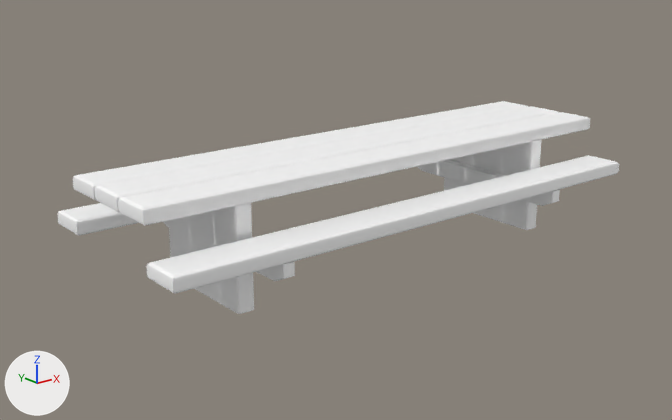
Renders of the FBX model unity/Assets/FBX/picnic_table_01.fbx from each side of a commit.
Before and after are seen from a 50 mm lens placed at (-0.1588, -0.1864, 0.0879), pointed at (-0.0066, 0.0039, 0.0118). Arrows for +X, +Y and +Z are at lower left; the lights stay in place. Where no turn or scale is listed for an object, it has been applied to the vertices.

Names of what the first picture shows: 'picnicTable_backBench', 'picnicTable_frontBench', 'picnicTable_leftLeg', 'picnicTable_leftSupport', 'picnicTable_rightLeg', 'picnicTable_rightSupport', 'picnicTable_topPlank01', 'picnicTable_topPlank02', 'polySurface1'.
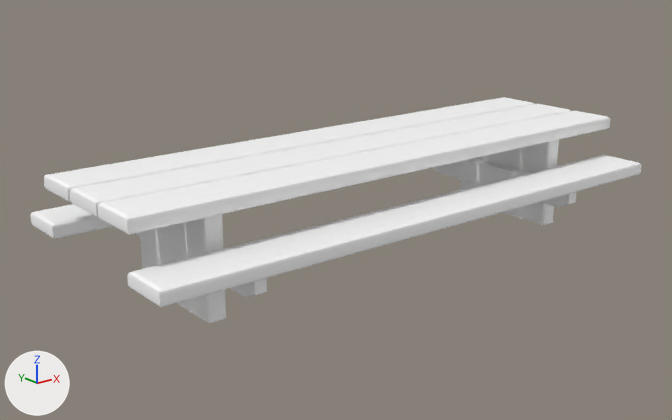
Changed parts and their boxes (x1, y1, x2, y2) in the pictures (672 x 420 px; the box of a moved part takes in the faces that stretch with it):
'picnicTable_topPlank05', added
    after: (127, 155, 641, 307)
'picnicTable_topPlank01', mesh rescaled, moved (9% wider, 9% taller)
    before: (118, 112, 590, 226)
    after: (97, 110, 610, 234)
'picnicTable_frontBench', deleted
    before: (146, 155, 619, 294)
'picnicTable_topPlank02', mesh rescaled, moved (8% wider, 7% taller)
    before: (94, 106, 558, 212)
    after: (69, 104, 571, 218)
'picnicTable_topPlank03', added
    after: (44, 97, 534, 202)
'picnicTable_leftLeg', mesh rescaled, moved
    before: (168, 203, 254, 314)
    after: (140, 214, 226, 323)
'polySurface1', deleted
    before: (73, 101, 528, 201)
'picnicTable_rightLeg', mesh rescaled, moved (7% shorter)
    before: (444, 139, 542, 230)
    after: (461, 140, 559, 225)
'picnicTable_rightSupport', moved
    before: (417, 160, 560, 206)
    after: (432, 158, 576, 207)
'picnicTable_topPlank04', added
    after: (30, 204, 114, 239)
'picnicTable_backBench', deleted
    before: (57, 203, 138, 236)
'picnicTable_leftSupport', reshaped, moved (8% taller)
    before: (164, 221, 295, 281)
    after: (136, 232, 267, 297)
part 3 of me_mesh_003, moved or reshaped
    before: (164, 223, 284, 281)
    after: (139, 237, 255, 297)
part 4 of me_mesh_003, moved or reshaped
    before: (164, 221, 285, 280)
    after: (136, 232, 256, 296)
part 5 of me_mesh_003, moved or reshaped
    before: (283, 261, 295, 278)
    after: (256, 278, 267, 295)

The edits, one by one:
me_mesh_003 has 72 vertices, 68 faces and spans x -0.0016..0.0016, y -0.0283..0.0281, z 0.0145..0.0196.
me_mesh_003 is used by ob_picnictable_leftsupport; location (-0.046, -0.0005, -0.0045).
me_mesh_003 part 3: all 24 vertices in x -0.0016..-0.0012, y -0.0283..0.0281, z 0.0145..0.0165 are moved by (-0.0033, 0.0, -0.0019).
me_mesh_003 part 4: all 12 vertices in x -0.0016..-0.0012, y -0.0283..0.0281, z 0.0196 are moved by (-0.0033, 0.0, 0.0).
me_mesh_003 part 5: all 12 vertices in x 0.0012..0.0016, y -0.0283..0.0281, z 0.0196 are moved by (-0.0031, 0.0, 0.0).
me_mesh_004 has 32 vertices, 30 faces and spans x -0.075..0.075, y -0.0057..0.0057, z 0.015..0.019.
me_mesh_004 is used by ob_picnictable_topplank02; location (0.0, -0.0001, 0.0116).
me_mesh_004 part 1: the whole mesh is scaled about its middle by (1.07, 1.22, 1).
me_mesh_002 has 32 vertices, 26 faces and spans x -0.0023..0.0023, y -0.0161..0.0161, z 0.0036..0.0305.
me_mesh_002 is used by ob_picnictable_leftleg; location (-0.0494, -0.0002, -0.0035).
me_mesh_002 part 2: the whole mesh is scaled about its middle by (1.07, 1, 1), then moved by (-0.0034, 0.0, 0.0).
me_mesh has 32 vertices, 26 faces and spans x -0.0023..0.0023, y -0.0175..0.0175, z 0.0036..0.0305.
me_mesh is used by ob_picnictable_rightleg; location (0.0504, -0.0002, -0.0035).
me_mesh part 7: the whole mesh is scaled about its middle by (1.07, 1, 1), then moved by (0.0035, 0.0, 0.0).
me_mesh_005 has 32 vertices, 30 faces and spans x -0.075..0.075, y -0.0057..0.0057, z 0.015..0.019.
me_mesh_005 is used by ob_picnictable_topplank01; location (0.0, -0.0119, 0.0116).
me_mesh_005 part 6: the whole mesh is scaled about its middle by (1.07, 1.22, 1).
Mesh me_mesh_008_1 is new.
It has 32 vertices, 30 faces and spans x -0.08..0.08, y -0.007..0.007, z 0.015..0.019.
It uses material mat_wood (white #ffffff).
Mesh me_mesh_006_1 is new.
It has 32 vertices, 30 faces and spans x -0.08..0.08, y -0.007..0.007, z 0.015..0.019.
It uses material mat_wood (white #ffffff).
Object 'picnicTable_leftSupport' (ob_picnictable_leftsupport) moves from (-0.046, -0.0005, -0.0045) to (-0.0504, -0.0005, -0.0045).
Object 'polySurface1' (ob_polysurface1) is deleted.
Object 'picnicTable_topPlank02' (ob_picnictable_topplank02) moves from (0.0, -0.0001, 0.0116) to (0.0, 0.0004, 0.0116).
Object 'picnicTable_frontBench' (ob_picnictable_frontbench) is deleted.
Object 'picnicTable_rightSupport' (ob_picnictable_rightsupport) moves from (0.0465, -0.0005, -0.0045) to (0.0508, -0.0005, -0.0045).
Object 'picnicTable_backBench' (ob_picnictable_backbench) is deleted.
Object 'picnicTable_leftLeg' (ob_picnictable_leftleg) moves from (-0.0494, -0.0002, -0.0035) to (-0.0538, -0.0002, -0.0035).
Object 'picnicTable_rightLeg' (ob_picnictable_rightleg) moves from (0.0504, -0.0002, -0.0035) to (0.0548, -0.0002, -0.0035).
Object 'picnicTable_topPlank01' (ob_picnictable_topplank01) moves from (0.0, -0.0119, 0.0116) to (0.0, -0.014, 0.0116).
Object 'picnicTable_topPlank05' (ob_picnictable_topplank05) is new; it shows me_mesh_008_1.
Its location is (0.0, -0.0262, -0.0003).
Object 'picnicTable_topPlank04' (ob_picnictable_topplank04) is new; it shows a copy of me_mesh_008_1.
Its location is (0.0, 0.0263, -0.0003).
Object 'picnicTable_topPlank03' (ob_picnictable_topplank03) is new; it shows me_mesh_006_1.
Its location is (0.0, 0.015, 0.0116).
